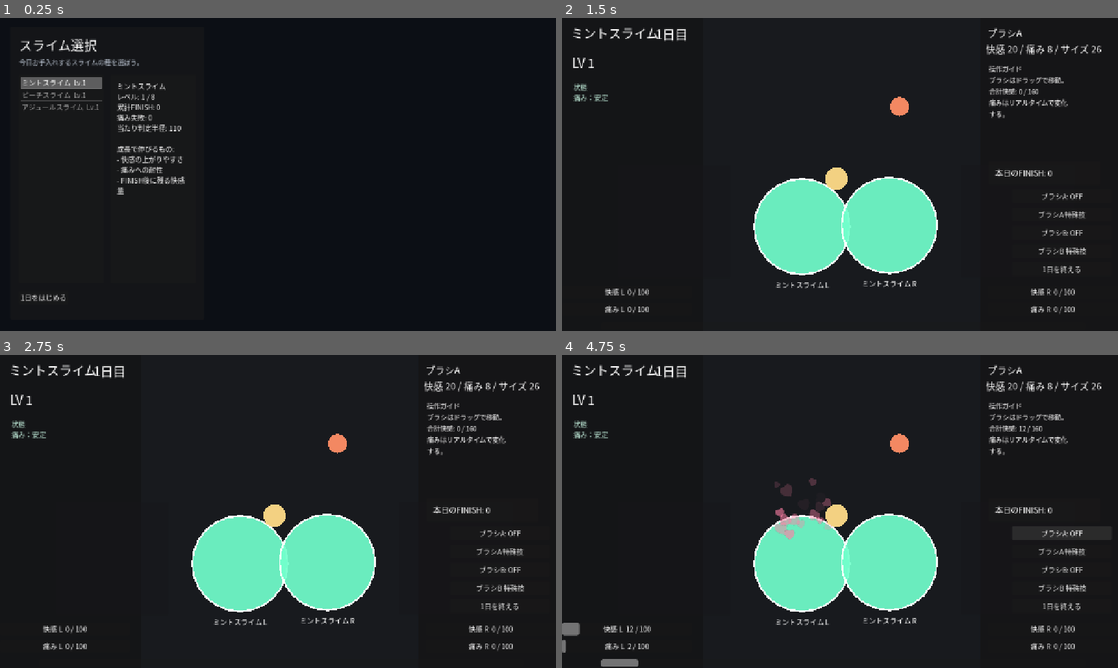
Above: before the commit, frames 1-4 (two rows, left to right).
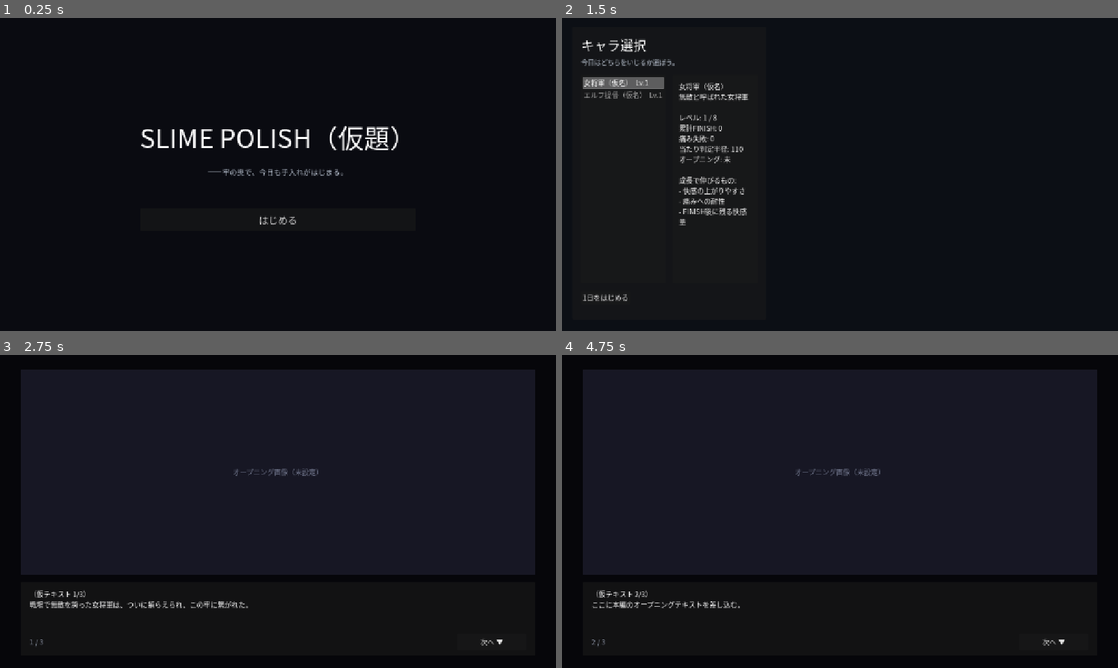
Above: after the commit, the same moments.

Repository: ankored33/slime
Game: Godot game, scene res://scenes/main.tscn
The game is run twice, just before and just after one commit, with the same random seed, the same clock (stepped at 60 frames per second) and the same inputs.
Inputs (mouse positions are in pixels of both pictures, inside the frame that each line leads up to):
- Up to frame 1 (0.25 s): no input
- Up to frame 2 (1.5 s): click (606, 296) at 0.5 s, where only the run before the commit has a clickable "1日をはじめる"; click (840, 218) at 1.25 s, where only the run after the commit has a clickable "はじめる"
- Up to frame 3 (2.75 s): click (44, 633) at 2 s, where only the run after the commit has a clickable "1日をはじめる"
- Up to frame 4 (4.75 s): click (1051, 642) at 2.75 s, where only the run after the commit has a clickable "次へ ▼"; click (1062, 533) at 3.5 s, where only the run before the commit has a clickable "ブラシA: OFF"; click (1062, 533) at 4.25 s, where only the run before the commit has a clickable "ブラシA: ON"

The runs differ from the first frame. In frame 1, 4.2% of the frame differs, in the area x 3-72%, y 6-91%; in frame 2, 14%, in the area x 2-97%, y 3-95%; in frame 3, 12%; in frame 4, 12%.

Commit message:
Add title and first-time opening screens with two-character roster
Flow is now title -> character select -> opening (first time only)
-> polish -> result -> back to select. Replaces the three slime
species with two characters (general / elf admiral, placeholder
names and opening pages). Opening pages support per-page text and
image paths; the seen flag persists in save v2. Adds headless flow
tests covering every transition.

Co-Authored-By: Claude Fable 5 <noreply@anthropic.com>

Diff:
--- a/godot/scenes/main.tscn
+++ b/godot/scenes/main.tscn
@@ -107,3 +107,158 @@
 
 [node name="ReturnButton" type="Button" parent="CanvasLayer/Frame/Margin/VBox/ResultScreen/Actions"]
 text = "選択画面へ戻る"
+
+[node name="TitleScreen" type="Control" parent="CanvasLayer"]
+anchors_preset = 15
+anchor_right = 1.0
+anchor_bottom = 1.0
+grow_horizontal = 2
+grow_vertical = 2
+
+[node name="Bg" type="ColorRect" parent="CanvasLayer/TitleScreen"]
+layout_mode = 1
+anchors_preset = 15
+anchor_right = 1.0
+anchor_bottom = 1.0
+grow_horizontal = 2
+grow_vertical = 2
+color = Color(0.0392157, 0.0431373, 0.0666667, 1)
+
+[node name="Center" type="CenterContainer" parent="CanvasLayer/TitleScreen"]
+layout_mode = 1
+anchors_preset = 15
+anchor_right = 1.0
+anchor_bottom = 1.0
+grow_horizontal = 2
+grow_vertical = 2
+
+[node name="VBox" type="VBoxContainer" parent="CanvasLayer/TitleScreen/Center"]
+layout_mode = 2
+theme_override_constants/separation = 24
+
+[node name="GameTitle" type="Label" parent="CanvasLayer/TitleScreen/Center/VBox"]
+layout_mode = 2
+theme_override_font_sizes/font_size = 60
+horizontal_alignment = 1
+text = "SLIME POLISH（仮題）"
+
+[node name="GameSubtitle" type="Label" parent="CanvasLayer/TitleScreen/Center/VBox"]
+layout_mode = 2
+theme_override_font_sizes/font_size = 17
+horizontal_alignment = 1
+modulate = Color(0.8, 0.84, 0.9, 0.92)
+text = "――牢の奥で、今日も手入れがはじまる。"
+
+[node name="Spacer" type="Control" parent="CanvasLayer/TitleScreen/Center/VBox"]
+layout_mode = 2
+custom_minimum_size = Vector2(0, 24)
+
+[node name="TitleStartButton" type="Button" parent="CanvasLayer/TitleScreen/Center/VBox"]
+layout_mode = 2
+custom_minimum_size = Vector2(280, 52)
+theme_override_font_sizes/font_size = 22
+text = "はじめる"
+
+[node name="OpeningScreen" type="Control" parent="CanvasLayer"]
+visible = false
+anchors_preset = 15
+anchor_right = 1.0
+anchor_bottom = 1.0
+grow_horizontal = 2
+grow_vertical = 2
+
+[node name="Bg" type="ColorRect" parent="CanvasLayer/OpeningScreen"]
+layout_mode = 1
+anchors_preset = 15
+anchor_right = 1.0
+anchor_bottom = 1.0
+grow_horizontal = 2
+grow_vertical = 2
+color = Color(0.0235294, 0.0235294, 0.0392157, 1)
+
+[node name="Margin" type="MarginContainer" parent="CanvasLayer/OpeningScreen"]
+layout_mode = 1
+anchors_preset = 15
+anchor_right = 1.0
+anchor_bottom = 1.0
+grow_horizontal = 2
+grow_vertical = 2
+theme_override_constants/margin_left = 48
+theme_override_constants/margin_top = 32
+theme_override_constants/margin_right = 48
+theme_override_constants/margin_bottom = 28
+
+[node name="VBox" type="VBoxContainer" parent="CanvasLayer/OpeningScreen/Margin"]
+layout_mode = 2
+theme_override_constants/separation = 16
+
+[node name="ImageArea" type="Control" parent="CanvasLayer/OpeningScreen/Margin/VBox"]
+layout_mode = 2
+size_flags_vertical = 3
+
+[node name="ImageBg" type="ColorRect" parent="CanvasLayer/OpeningScreen/Margin/VBox/ImageArea"]
+layout_mode = 1
+anchors_preset = 15
+anchor_right = 1.0
+anchor_bottom = 1.0
+grow_horizontal = 2
+grow_vertical = 2
+color = Color(0.09, 0.09, 0.14, 1)
+
+[node name="OpeningImage" type="TextureRect" parent="CanvasLayer/OpeningScreen/Margin/VBox/ImageArea"]
+layout_mode = 1
+anchors_preset = 15
+anchor_right = 1.0
+anchor_bottom = 1.0
+grow_horizontal = 2
+grow_vertical = 2
+expand_mode = 1
+stretch_mode = 5
+
+[node name="ImagePlaceholder" type="Label" parent="CanvasLayer/OpeningScreen/Margin/VBox/ImageArea"]
+layout_mode = 1
+anchors_preset = 15
+anchor_right = 1.0
+anchor_bottom = 1.0
+grow_horizontal = 2
+grow_vertical = 2
+horizontal_alignment = 1
+vertical_alignment = 1
+modulate = Color(0.55, 0.58, 0.68, 0.8)
+text = "オープニング画像（未設定）"
+
+[node name="TextPanel" type="PanelContainer" parent="CanvasLayer/OpeningScreen/Margin/VBox"]
+layout_mode = 2
+custom_minimum_size = Vector2(0, 170)
+
+[node name="Margin" type="MarginContainer" parent="CanvasLayer/OpeningScreen/Margin/VBox/TextPanel"]
+layout_mode = 2
+theme_override_constants/margin_left = 20
+theme_override_constants/margin_top = 16
+theme_override_constants/margin_right = 20
+theme_override_constants/margin_bottom = 12
+
+[node name="TextVBox" type="VBoxContainer" parent="CanvasLayer/OpeningScreen/Margin/VBox/TextPanel/Margin"]
+layout_mode = 2
+theme_override_constants/separation = 10
+
+[node name="OpeningText" type="RichTextLabel" parent="CanvasLayer/OpeningScreen/Margin/VBox/TextPanel/Margin/TextVBox"]
+layout_mode = 2
+size_flags_vertical = 3
+bbcode_enabled = true
+scroll_active = false
+
+[node name="Actions" type="HBoxContainer" parent="CanvasLayer/OpeningScreen/Margin/VBox/TextPanel/Margin/TextVBox"]
+layout_mode = 2
+theme_override_constants/separation = 12
+
+[node name="PageLabel" type="Label" parent="CanvasLayer/OpeningScreen/Margin/VBox/TextPanel/Margin/TextVBox/Actions"]
+layout_mode = 2
+size_flags_horizontal = 3
+modulate = Color(0.7, 0.74, 0.82, 0.9)
+text = "1 / 1"
+
+[node name="OpeningNextButton" type="Button" parent="CanvasLayer/OpeningScreen/Margin/VBox/TextPanel/Margin/TextVBox/Actions"]
+layout_mode = 2
+custom_minimum_size = Vector2(160, 40)
+text = "次へ ▼"
--- a/godot/scripts/main.gd
+++ b/godot/scripts/main.gd
@@ -1,12 +1,15 @@
 extends Control
 
-const SAVE_PATH := "user://slime_save_v1.json"
-
-var _species_list: Array[Dictionary] = [
+const SAVE_PATH := "user://slime_save_v2.json"
+
+# キャラ定義。名前・オープニングは仮素材で、本素材が来たら差し替える。
+# left / right は磨きターゲット2点の配置。
+var _characters: Array[Dictionary] = [
 	{
-		"id": "mint",
-		"name": "ミントスライム",
-		"color": Color(0.45, 1.0, 0.8, 0.92),
+		"id": "general",
+		"name": "女将軍（仮名）",
+		"epithet": "無敵と呼ばれた女将軍",
+		"color": Color(1.0, 0.71, 0.78, 0.92),
 		"left": {
 			"position": Vector2(552.5, 480.0),
 			"radius": 110.0,
@@ -19,30 +22,28 @@
 		},
 		"level": 1,
 		"finish_total": 0,
-		"pain_fail_total": 0
+		"pain_fail_total": 0,
+		"opening_seen": false,
+		"opening_pages": [
+			{
+				"image": "",
+				"text": "（仮テキスト 1/3）\n戦場で無敵を誇った女将軍は、ついに捕らえられ、この牢に繋がれた。"
+			},
+			{
+				"image": "",
+				"text": "（仮テキスト 2/3）\nここに本編のオープニングテキストを差し込む。"
+			},
+			{
+				"image": "",
+				"text": "（仮テキスト 3/3）\n……今日から、彼女の「世話」はお前の役目だ。"
+			}
+		]
 	},
 	{
-		"id": "peach",
-		"name": "ピーチスライム",
-		"color": Color(1.0, 0.71, 0.78, 0.92),
-		"left": {
-			"position": Vector2(540.0, 485.0),
-			"radius": 124.0,
-			"image": ""
-		},
-		"right": {
-			"position": Vector2(766.0, 482.0),
-			"radius": 124.0,
-			"image": ""
-		},
-		"level": 1,
-		"finish_total": 0,
-		"pain_fail_total": 0
-	},
-	{
-		"id": "azure",
-		"name": "アジュールスライム",
-		"color": Color(0.47, 0.73, 1.0, 0.92),
+		"id": "admiral",
+		"name": "エルフ提督（仮名）",
+		"epithet": "無敗を誇った女エルフ提督",
+		"color": Color(0.47, 0.9, 0.78, 0.92),
 		"left": {
 			"position": Vector2(560.0, 474.0),
 			"radius": 98.0,
@@ -55,12 +56,28 @@
 		},
 		"level": 1,
 		"finish_total": 0,
-		"pain_fail_total": 0
+		"pain_fail_total": 0,
+		"opening_seen": false,
+		"opening_pages": [
+			{
+				"image": "",
+				"text": "（仮テキスト 1/3）\n海で無敗を誇った女エルフ提督も、陸に上げられればただの捕虜だった。"
+			},
+			{
+				"image": "",
+				"text": "（仮テキスト 2/3）\nここに本編のオープニングテキストを差し込む。"
+			},
+			{
+				"image": "",
+				"text": "（仮テキスト 3/3）\n……鉄格子の向こうで、彼女はお前を睨みつけている。"
+			}
+		]
 	}
 ]
 
-var _selected_species_index := 0
+var _selected_index := 0
 var _last_result: Dictionary = {}
+var _opening_page := 0
 
 @onready var _frame: Control = $CanvasLayer/Frame
 @onready var _screen_title: Label = $CanvasLayer/Frame/Margin/VBox/Header/ScreenTitle
@@ -68,101 +85,171 @@
 @onready var _select_screen: Control = $CanvasLayer/Frame/Margin/VBox/SelectScreen
 @onready var _game_screen: Control = $GameScreen
 @onready var _result_screen: Control = $CanvasLayer/Frame/Margin/VBox/ResultScreen
-@onready var _species_list_ui: ItemList = $CanvasLayer/Frame/Margin/VBox/SelectScreen/HBox/SpeciesList
-@onready var _species_detail: RichTextLabel = $CanvasLayer/Frame/Margin/VBox/SelectScreen/HBox/DetailPanel/Margin/SpeciesDetail
+@onready var _character_list_ui: ItemList = $CanvasLayer/Frame/Margin/VBox/SelectScreen/HBox/SpeciesList
+@onready var _character_detail: RichTextLabel = $CanvasLayer/Frame/Margin/VBox/SelectScreen/HBox/DetailPanel/Margin/SpeciesDetail
 @onready var _start_button: Button = $CanvasLayer/Frame/Margin/VBox/SelectScreen/Actions/StartButton
 @onready var _result_body: RichTextLabel = $CanvasLayer/Frame/Margin/VBox/ResultScreen/ResultPanel/Margin/ResultBody
 @onready var _return_button: Button = $CanvasLayer/Frame/Margin/VBox/ResultScreen/Actions/ReturnButton
+@onready var _title_screen: Control = $CanvasLayer/TitleScreen
+@onready var _title_start_button: Button = $CanvasLayer/TitleScreen/Center/VBox/TitleStartButton
+@onready var _opening_screen: Control = $CanvasLayer/OpeningScreen
+@onready var _opening_image: TextureRect = $CanvasLayer/OpeningScreen/Margin/VBox/ImageArea/OpeningImage
+@onready var _opening_image_placeholder: Label = $CanvasLayer/OpeningScreen/Margin/VBox/ImageArea/ImagePlaceholder
+@onready var _opening_text: RichTextLabel = $CanvasLayer/OpeningScreen/Margin/VBox/TextPanel/Margin/TextVBox/OpeningText
+@onready var _opening_page_label: Label = $CanvasLayer/OpeningScreen/Margin/VBox/TextPanel/Margin/TextVBox/Actions/PageLabel
+@onready var _opening_next_button: Button = $CanvasLayer/OpeningScreen/Margin/VBox/TextPanel/Margin/TextVBox/Actions/OpeningNextButton
 
 func _ready() -> void:
-	_species_list_ui.item_selected.connect(_on_species_selected)
+	_character_list_ui.item_selected.connect(_on_character_selected)
 	_start_button.pressed.connect(_on_start_pressed)
 	_return_button.pressed.connect(_on_return_pressed)
+	_title_start_button.pressed.connect(_on_title_start_pressed)
+	_opening_next_button.pressed.connect(_on_opening_next_pressed)
 	_game_screen.day_finished.connect(_on_day_finished)
 	_load_progress()
-	_refresh_species_list()
-	_show_select_screen()
-
-func _refresh_species_list() -> void:
-	_species_list_ui.clear()
-	for species: Dictionary in _species_list:
-		_species_list_ui.add_item("%s  Lv.%d" % [species["name"], species["level"]])
-	_species_list_ui.select(_selected_species_index)
-	_refresh_species_detail()
-
-func _refresh_species_detail() -> void:
-	var species: Dictionary = _species_list[_selected_species_index]
-	var left_cfg: Dictionary = species.get("left", {})
+	_refresh_character_list()
+	_show_title_screen()
+
+func _refresh_character_list() -> void:
+	_character_list_ui.clear()
+	for chara: Dictionary in _characters:
+		_character_list_ui.add_item("%s  Lv.%d" % [chara["name"], chara["level"]])
+	_character_list_ui.select(_selected_index)
+	_refresh_character_detail()
+
+func _refresh_character_detail() -> void:
+	var chara: Dictionary = _characters[_selected_index]
+	var left_cfg: Dictionary = chara.get("left", {})
 	var left_radius := float(left_cfg.get("radius", 100.0))
-	_species_detail.text = (
+	var opening_state := "済" if bool(chara.get("opening_seen", false)) else "未"
+	_character_detail.text = (
 		"[b]%s[/b]\n"
+		+ "%s\n\n"
 		+ "レベル: %d / %d\n"
 		+ "累計FINISH: %d\n"
 		+ "痛み失敗: %d\n"
-		+ "当たり判定半径: %d\n\n"
+		+ "当たり判定半径: %d\n"
+		+ "オープニング: %s\n\n"
 		+ "成長で伸びるもの:\n"
 		+ "- 快感の上がりやすさ\n"
 		+ "- 痛みへの耐性\n"
 		+ "- FINISH後に残る快感量"
 	) % [
-		species["name"],
-		species["level"],
+		chara["name"],
+		str(chara.get("epithet", "")),
+		chara["level"],
 		GameRules.MAX_LEVEL,
-		species["finish_total"],
-		species["pain_fail_total"],
-		int(round(left_radius))
+		chara["finish_total"],
+		chara["pain_fail_total"],
+		int(round(left_radius)),
+		opening_state
 	]
 
+func _hide_all_screens() -> void:
+	_frame.visible = false
+	_select_screen.visible = false
+	_game_screen.visible = false
+	_result_screen.visible = false
+	_title_screen.visible = false
+	_opening_screen.visible = false
+
+func _show_title_screen() -> void:
+	_hide_all_screens()
+	_title_screen.visible = true
+
 func _show_select_screen() -> void:
-	_screen_title.text = "スライム選択"
-	_screen_subtitle.text = "今日お手入れするスライムの種を選ぼう。"
+	_hide_all_screens()
+	_screen_title.text = "キャラ選択"
+	_screen_subtitle.text = "今日はどちらをいじるか選ぼう。"
 	_frame.visible = true
 	_select_screen.visible = true
-	_game_screen.visible = false
-	_result_screen.visible = false
-	_refresh_species_list()
+	_refresh_character_list()
+
+func _show_opening_screen() -> void:
+	_hide_all_screens()
+	_opening_screen.visible = true
+	_render_opening_page()
 
 func _show_game_screen() -> void:
 	# Hide the side frame entirely; the play screen has its own HUD.
-	_frame.visible = false
-	_select_screen.visible = false
+	_hide_all_screens()
 	_game_screen.visible = true
-	_result_screen.visible = false
 
 func _show_result_screen() -> void:
+	_hide_all_screens()
 	_screen_title.text = "リザルト"
-	_screen_subtitle.text = "1日の成果を確認して選択画面へ戻ろう。"
+	_screen_subtitle.text = "今日の成果を確認してキャラ選択へ戻ろう。"
 	_frame.visible = true
-	_select_screen.visible = false
-	_game_screen.visible = false
 	_result_screen.visible = true
 	_render_result()
 
-func _on_species_selected(index: int) -> void:
-	_selected_species_index = index
-	_refresh_species_detail()
+func _on_title_start_pressed() -> void:
+	_show_select_screen()
+
+func _on_character_selected(index: int) -> void:
+	_selected_index = index
+	_refresh_character_detail()
 
 func _on_start_pressed() -> void:
-	var species: Dictionary = _species_list[_selected_species_index]
-	_game_screen.setup_species(species)
+	var chara: Dictionary = _characters[_selected_index]
+	if not bool(chara.get("opening_seen", false)):
+		_opening_page = 0
+		_show_opening_screen()
+	else:
+		_begin_day()
+
+func _begin_day() -> void:
+	var chara: Dictionary = _characters[_selected_index]
+	_game_screen.setup_species(chara)
 	_show_game_screen()
+
+func _on_opening_next_pressed() -> void:
+	var chara: Dictionary = _characters[_selected_index]
+	var pages: Array = chara.get("opening_pages", [])
+	if _opening_page + 1 < pages.size():
+		_opening_page += 1
+		_render_opening_page()
+		return
+	chara["opening_seen"] = true
+	_characters[_selected_index] = chara
+	_save_progress()
+	_begin_day()
+
+func _render_opening_page() -> void:
+	var chara: Dictionary = _characters[_selected_index]
+	var pages: Array = chara.get("opening_pages", [])
+	if pages.is_empty():
+		_opening_text.text = ""
+		_opening_page_label.text = "0 / 0"
+		return
+	var page: Dictionary = pages[_opening_page]
+	_opening_text.text = str(page.get("text", ""))
+	_opening_page_label.text = "%d / %d" % [_opening_page + 1, pages.size()]
+	var image_path := str(page.get("image", ""))
+	var texture: Texture2D = null
+	if image_path != "" and ResourceLoader.exists(image_path):
+		texture = load(image_path)
+	_opening_image.texture = texture
+	_opening_image_placeholder.visible = texture == null
+	var is_last := _opening_page + 1 >= pages.size()
+	_opening_next_button.text = "はじめる ▶" if is_last else "次へ ▼"
 
 func _on_return_pressed() -> void:
 	_show_select_screen()
 
 func _on_day_finished(result: Dictionary) -> void:
 	_last_result = result.duplicate(true)
-	var species: Dictionary = _species_list[_selected_species_index]
-	species["finish_total"] = int(species["finish_total"]) + int(result.get("banked_finish_count", 0))
+	var chara: Dictionary = _characters[_selected_index]
+	chara["finish_total"] = int(chara["finish_total"]) + int(result.get("banked_finish_count", 0))
 	if bool(result.get("failed_by_pain", false)):
-		species["pain_fail_total"] = int(species["pain_fail_total"]) + 1
-	species["level"] = GameRules.level_for_finish_total(int(species["finish_total"]))
-	_species_list[_selected_species_index] = species
+		chara["pain_fail_total"] = int(chara["pain_fail_total"]) + 1
+	chara["level"] = GameRules.level_for_finish_total(int(chara["finish_total"]))
+	_characters[_selected_index] = chara
 	_save_progress()
 	_show_result_screen()
 
 func _render_result() -> void:
-	var species: Dictionary = _species_list[_selected_species_index]
+	var chara: Dictionary = _characters[_selected_index]
 	var failed := bool(_last_result.get("failed_by_pain", false))
 	var status_text := "痛みが限界に達した。今日の成果は半減となった。" if failed else "任意終了。成果をすべて持ち帰った。"
 	_result_body.text = (
@@ -170,7 +257,7 @@
 		+ "%s\n\n"
 		+ "本日のFINISH: %d\n"
 		+ "持ち帰りFINISH: %d\n"
-		+ "種レベル: %d / %d\n"
+		+ "レベル: %d / %d\n"
 		+ "累計FINISH: %d\n"
 		+ "痛み失敗: %d\n\n"
 		+ "成長で伸びるもの:\n"
@@ -178,27 +265,28 @@
 		+ "- 痛みへの耐性\n"
 		+ "- FINISH後に残る快感量"
 	) % [
-		str(_last_result.get("species_name", "スライム")),
+		str(_last_result.get("species_name", "？？？")),
 		status_text,
 		int(_last_result.get("day_finish_count", 0)),
 		int(_last_result.get("banked_finish_count", 0)),
-		int(species["level"]),
+		int(chara["level"]),
 		GameRules.MAX_LEVEL,
-		int(species["finish_total"]),
-		int(species["pain_fail_total"])
+		int(chara["finish_total"]),
+		int(chara["pain_fail_total"])
 	]
 
 func _save_progress() -> void:
 	var payload := {
-		"version": 1,
-		"species": []
+		"version": 2,
+		"characters": []
 	}
-	for species: Dictionary in _species_list:
-		payload["species"].append({
-			"id": str(species.get("id", "")),
-			"level": int(species.get("level", 1)),
-			"finish_total": int(species.get("finish_total", 0)),
-			"pain_fail_total": int(species.get("pain_fail_total", 0))
+	for chara: Dictionary in _characters:
+		payload["characters"].append({
+			"id": str(chara.get("id", "")),
+			"level": int(chara.get("level", 1)),
+			"finish_total": int(chara.get("finish_total", 0)),
+			"pain_fail_total": int(chara.get("pain_fail_total", 0)),
+			"opening_seen": bool(chara.get("opening_seen", false))
 		})
 	var file := FileAccess.open(SAVE_PATH, FileAccess.WRITE)
 	if file == null:
@@ -220,19 +308,20 @@
 	if typeof(parsed) != TYPE_DICTIONARY:
 		push_warning("Save format is invalid; ignoring save file.")
 		return
-	var loaded_species: Array = parsed.get("species", [])
+	var loaded: Array = parsed.get("characters", [])
 	var by_id: Dictionary = {}
-	for entry in loaded_species:
+	for entry in loaded:
 		if typeof(entry) == TYPE_DICTIONARY:
 			by_id[str(entry.get("id", ""))] = entry
-	for index in range(_species_list.size()):
-		var species: Dictionary = _species_list[index]
-		var sid := str(species.get("id", ""))
-		if not by_id.has(sid):
+	for index in range(_characters.size()):
+		var chara: Dictionary = _characters[index]
+		var cid := str(chara.get("id", ""))
+		if not by_id.has(cid):
 			continue
-		var saved: Dictionary = by_id[sid]
-		species["finish_total"] = max(0, int(saved.get("finish_total", 0)))
-		species["pain_fail_total"] = max(0, int(saved.get("pain_fail_total", 0)))
+		var saved: Dictionary = by_id[cid]
+		chara["finish_total"] = max(0, int(saved.get("finish_total", 0)))
+		chara["pain_fail_total"] = max(0, int(saved.get("pain_fail_total", 0)))
+		chara["opening_seen"] = bool(saved.get("opening_seen", false))
 		var saved_level := int(saved.get("level", 1))
-		species["level"] = GameRules.level_for_finish_total(int(species["finish_total"]), saved_level)
-		_species_list[index] = species
+		chara["level"] = GameRules.level_for_finish_total(int(chara["finish_total"]), saved_level)
+		_characters[index] = chara
--- /dev/null
+++ b/godot/tests/run_flow_tests.gd
@@ -0,0 +1,98 @@
+extends SceneTree
+
+## Headless flow tests for the screen state machine in main.gd.
+## Run: godot --headless --path godot -s res://tests/run_flow_tests.gd
+
+var _failures := 0
+var _passes := 0
+var _done := false
+
+func _process(_delta: float) -> bool:
+	if _done:
+		return true
+	_done = true
+	_run_tests()
+	return true
+
+func _run_tests() -> void:
+	var save_path: String = "user://slime_save_v2.json"
+	var had_save := FileAccess.file_exists(save_path)
+	var save_backup := ""
+	if had_save:
+		save_backup = FileAccess.get_file_as_string(save_path)
+
+	var main_scene: PackedScene = load("res://scenes/main.tscn")
+	var main: Control = main_scene.instantiate()
+	root.add_child(main)
+
+	var title: Control = main.get_node("CanvasLayer/TitleScreen")
+	var opening: Control = main.get_node("CanvasLayer/OpeningScreen")
+	var frame: Control = main.get_node("CanvasLayer/Frame")
+	var select: Control = main.get_node("CanvasLayer/Frame/Margin/VBox/SelectScreen")
+	var result: Control = main.get_node("CanvasLayer/Frame/Margin/VBox/ResultScreen")
+	var game: Control = main.get_node("GameScreen")
+	var next_button: Button = main.get_node(
+		"CanvasLayer/OpeningScreen/Margin/VBox/TextPanel/Margin/TextVBox/Actions/OpeningNextButton"
+	)
+
+	main._characters[0]["opening_seen"] = false
+
+	_check(title.visible and not frame.visible and not game.visible, "boot: title screen only")
+
+	main._on_title_start_pressed()
+	_check(select.visible and frame.visible and not title.visible, "title start -> select screen")
+
+	main._on_start_pressed()
+	_check(opening.visible and not select.visible, "first start -> opening screen")
+	_check_eq(main._opening_page, 0, "opening starts at page 0")
+
+	var pages: Array = main._characters[0]["opening_pages"]
+	for i in range(pages.size() - 1):
+		main._on_opening_next_pressed()
+	_check(opening.visible, "opening: still open on last page")
+	_check_eq(String(next_button.text), "はじめる ▶", "opening: last page button label")
+
+	main._on_opening_next_pressed()
+	_check(game.visible and not opening.visible, "opening end -> game screen")
+	_check(bool(main._characters[0]["opening_seen"]), "opening marked as seen")
+
+	main._on_day_finished({
+		"species_id": "general",
+		"species_name": "test",
+		"day_finish_count": 4,
+		"banked_finish_count": 4,
+		"failed_by_pain": false
+	})
+	_check(result.visible and frame.visible and not game.visible, "day end -> result screen")
+
+	main._on_return_pressed()
+	_check(select.visible and not result.visible, "result return -> select screen")
+
+	main._on_start_pressed()
+	_check(game.visible and not opening.visible, "second start skips opening")
+
+	# Opening flag survives a reload through the save file.
+	var reloaded: Control = main_scene.instantiate()
+	root.add_child(reloaded)
+	_check(bool(reloaded._characters[0]["opening_seen"]), "opening_seen persisted to save")
+
+	if had_save:
+		var file := FileAccess.open(save_path, FileAccess.WRITE)
+		file.store_string(save_backup)
+		file.close()
+	else:
+		DirAccess.remove_absolute(ProjectSettings.globalize_path(save_path))
+
+	print("---")
+	print("Passed: %d, Failed: %d" % [_passes, _failures])
+	quit(1 if _failures > 0 else 0)
+
+func _check(condition: bool, label: String) -> void:
+	if condition:
+		_passes += 1
+	else:
+		_failures += 1
+		printerr("FAIL: %s" % label)
+
+func _check_eq(actual: Variant, expected: Variant, label: String) -> void:
+	_check(actual == expected, "%s (expected %s, got %s)" % [label, expected, actual])
